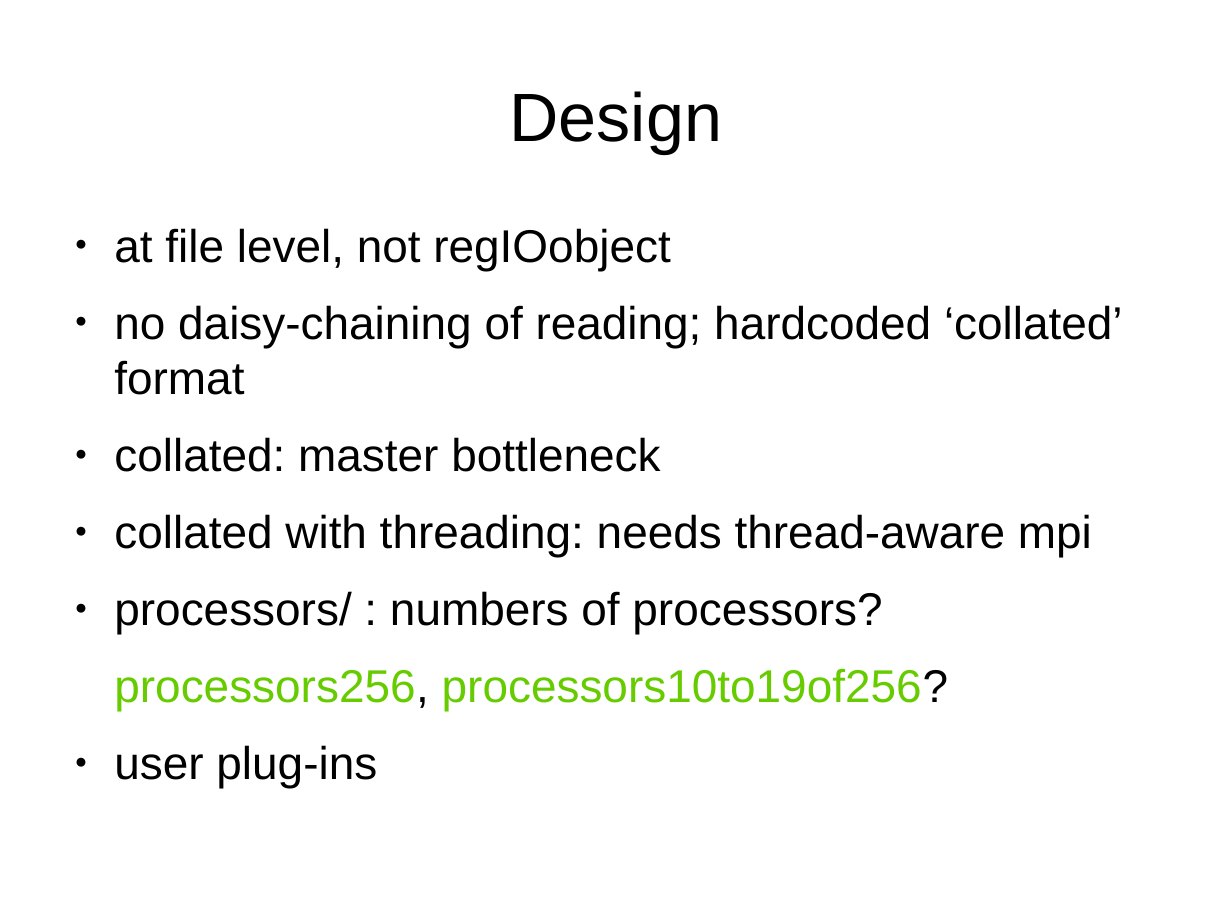
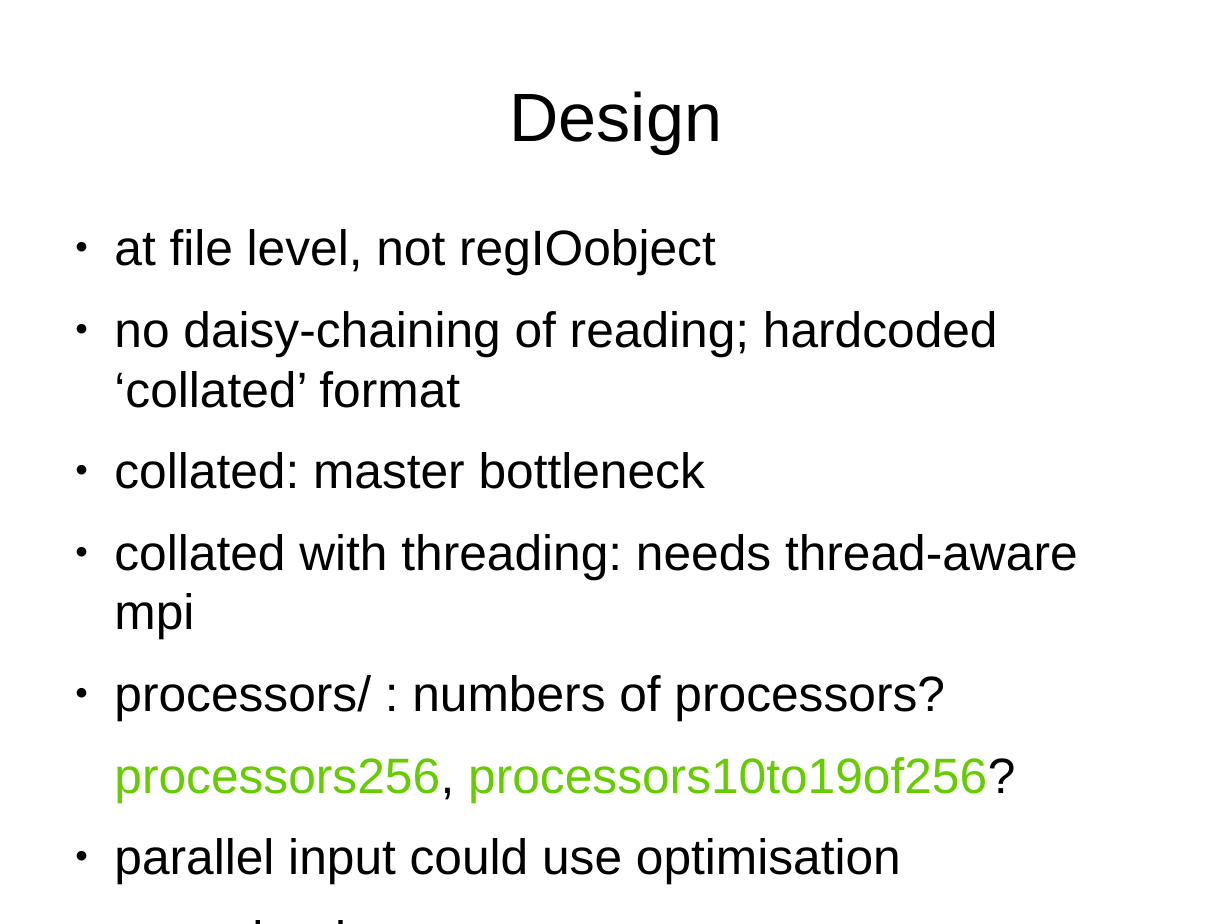
Before and after one commit to mattijsjanssens/mattijs-extensions, a slide deck: slide 17 of doc/Notes/GlobalFile_UGM2017/presentation.odp (slide 18 before the commit). Drawn at 1232x924 pixels with LibreOffice and Linux fonts; fonts in the diff are those of the drawing. Boxes give left, top, right and bottom in pixels: in the first picture for what was removed or moved away, otherwise in the second. Text is boxed around its words. In the diff, an @@ line names an element or a change of style, - is before the commit and + after.

```diff
--- a/doc/Notes/GlobalFile_UGM2017/presentation.odp
+++ b/doc/Notes/GlobalFile_UGM2017/presentation.odp
@@ text at [114, 229, 1078, 802]: size 29.6 to 32 pt in "at file level, not regIOobject", "no daisy-chaining of reading; hardcoded ‘collated’ format", "collated: master bottleneck", "collated with threading: needs thread-aware mpi" and 3 more places @@
@@ text at [114, 838, 901, 884]: paragraph added @@
+● parallel input could use optimisation
```
Also in this commit, not shown: 6 other slides changed, 1 slide removed, 1 other file.
